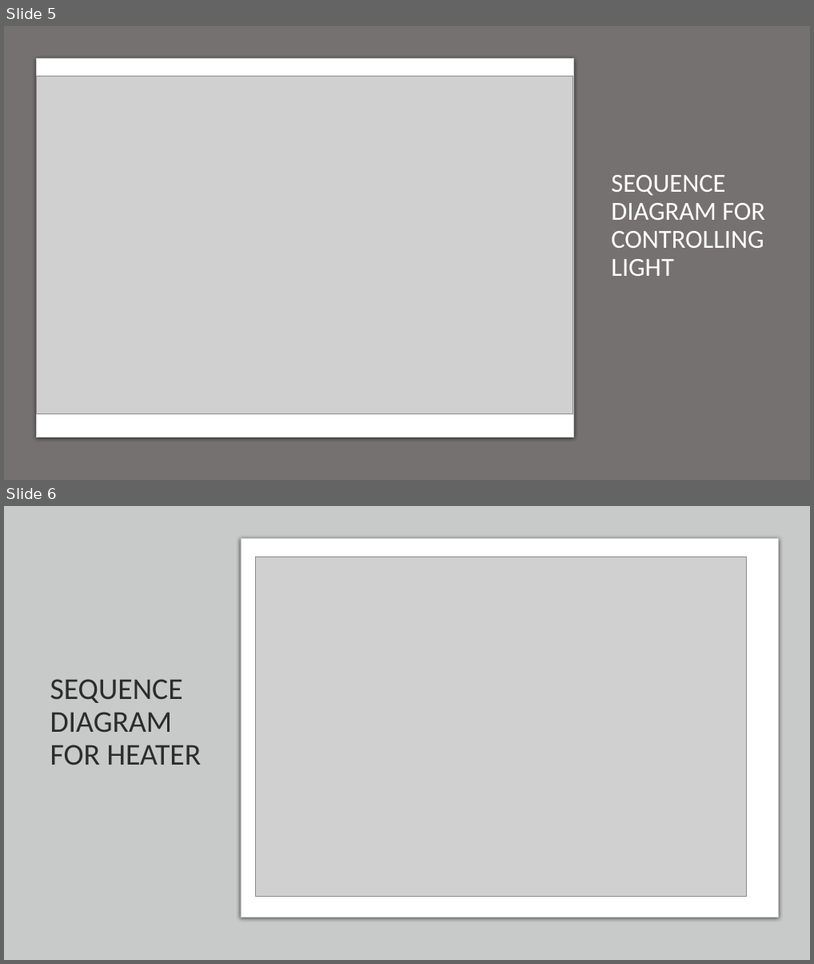
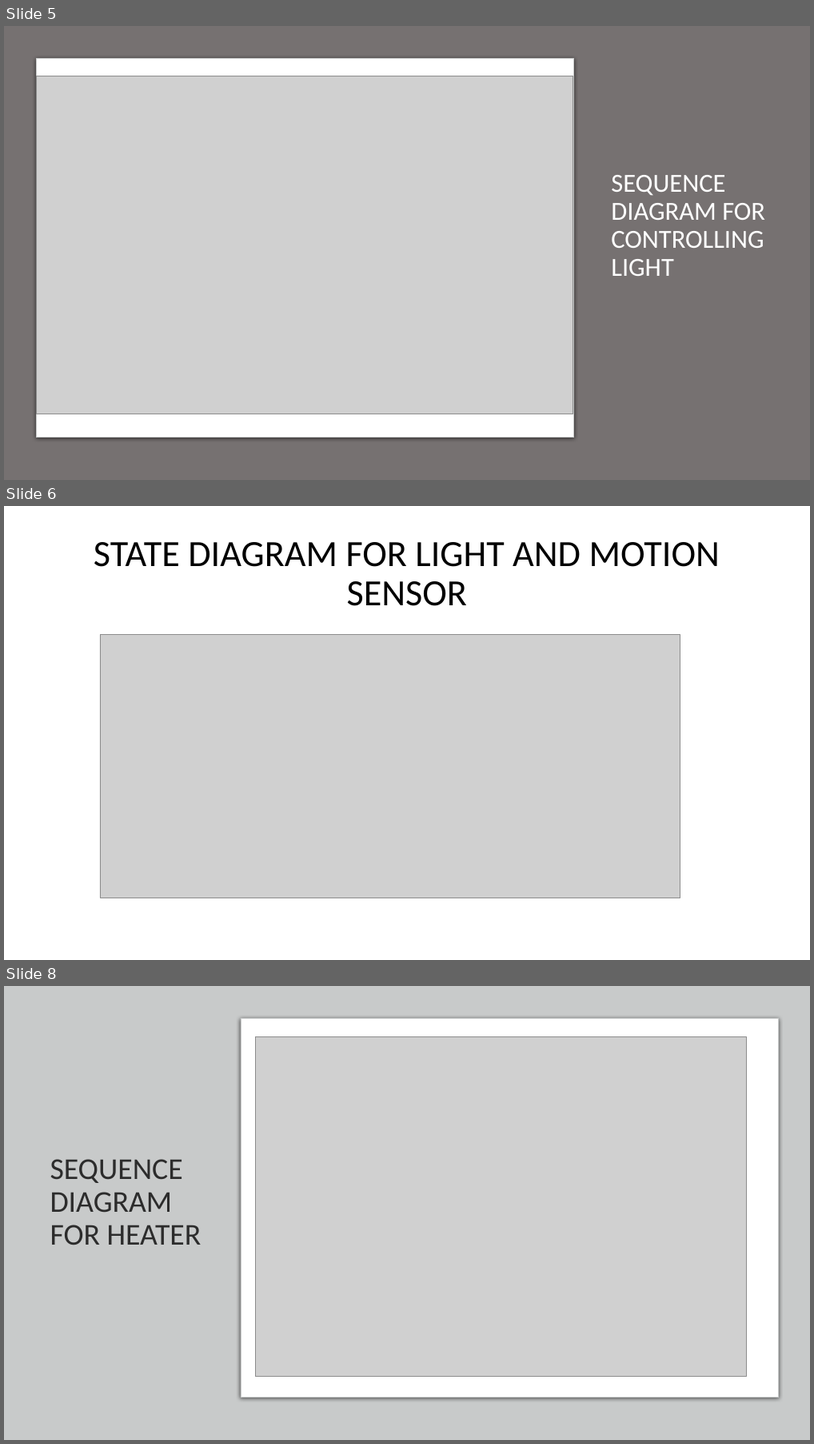
Before and after one commit to Microcontroller-Team-1/winter20-21, a slide deck: Project_Week_7&8/Precise Analysis.pptx. Shown one above the other, each under a label of ours: slides 5 and 6 before the commit, slides 5, 6 and 8 after it; the slides between them are not shown. The pictures are 814x964 and 814x1444 pixels, drawn with LibreOffice and Linux fonts; fonts in the diff are those of the drawing; grey boxes stand for pictures. Boxes give left, top, right and bottom in pixels: in the first picture for what was removed or moved away, otherwise in the second. Text is boxed around its words. In the diff, an @@ line names an element or a change of style, - is before the commit and + after.

```diff
--- a/Project_Week_7&8/Precise Analysis.pptx
+++ b/Project_Week_7&8/Precise Analysis.pptx
@@ slide 6 added at <box>4,506,810,960</box>, background #FFFFFF @@
@@ title added at <box>94,542,720,606</box>, 44 pt, text #000000 @@
+STATE DIAGRAM FOR LIGHT AND MOTION SENSOR
@@ picture added at <box>100,635,680,898</box> @@
@@ what was slide 6 is now slide 8 @@
```
Also in this commit, not shown: 1 other slide added, 1 slide removed.
